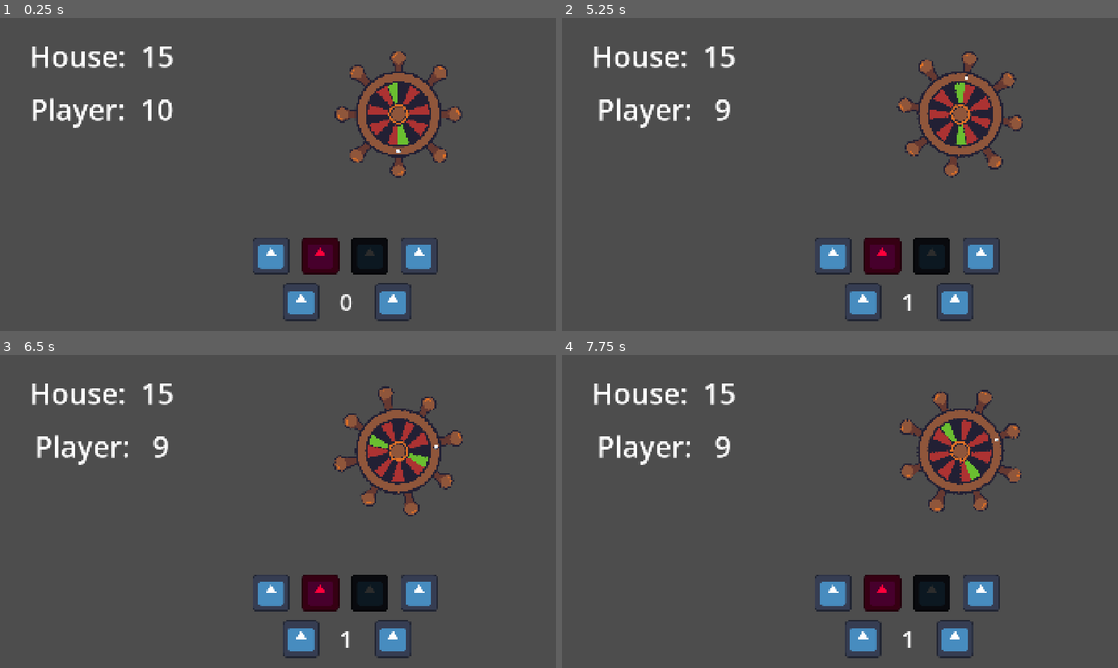
Above: before the commit, frames 1-4 (two rows, left to right).
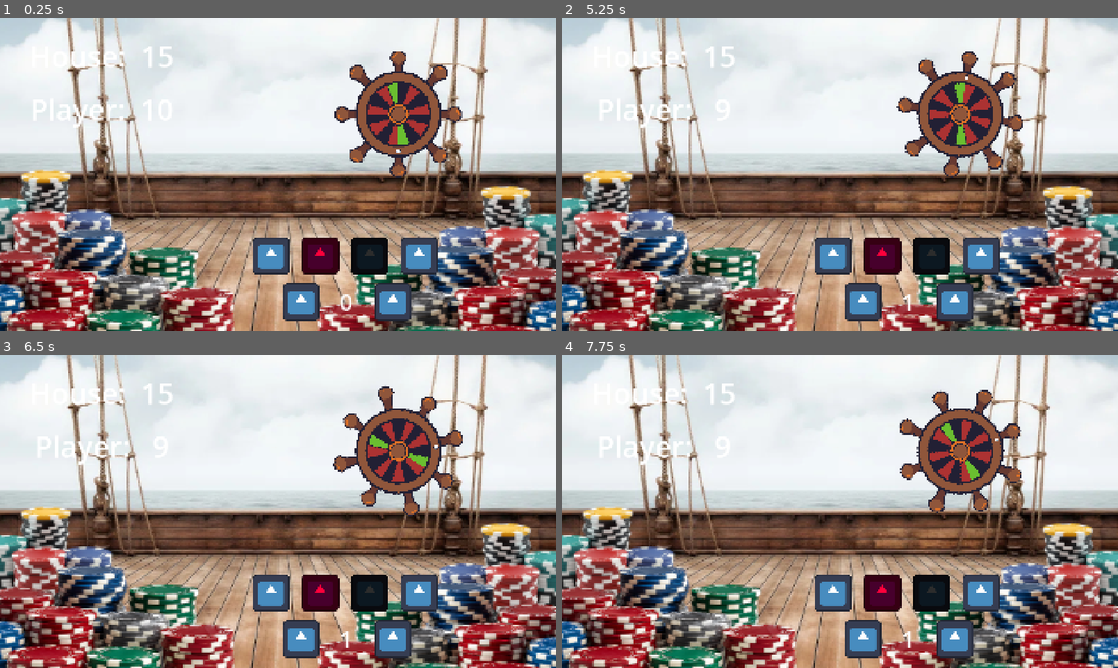
Above: after the commit, the same moments.

Repository: DapperCoat/The-Very-Serious-Game-Jam---Team-Bitato
Game: Godot game, scene res://Scenes/game_scene.tscn
Two runs of this game, one before a commit and one after it. Both use one fixed random seed, a clock stepped at 60 frames per second and the inputs below. The engine's default icon, where the game draws it, is replaced by a stand-in: a white triangle on a blue panel in a dark square.
Inputs (mouse positions are in pixels of both pictures, inside the frame that each line leads up to):
- Up to frame 1 (0.25 s): no input
- Up to frame 2 (5.25 s): click (834, 255) at 0.5 s; click (884, 255) at 1.25 s; click (934, 255) at 2 s; click (979, 255) at 2.75 s; click (862, 302) at 3.5 s; click (956, 302) at 4.25 s; click (834, 255) at 5 s
- Up to frame 3 (6.5 s): move the mouse to (400, 495) at 5.77 s; click (400, 495) at 5.92 s
- Up to frame 4 (7.75 s): drag from (728, 527) to (812, 574) at 6.52 s; move the mouse to (895, 442) at 7.27 s; click (895, 442) at 7.42 s

The runs differ from the first frame. In frame 1, 88% of the frame differs, in the area x 0-100%, y 0-100%; in frame 2, 88%; in frame 3, 88%; in frame 4, 88%.

Commit message:
Added Game Scene BG

Diff:
--- a/Scenes/game_scene.tscn
+++ b/Scenes/game_scene.tscn
@@ -3,6 +3,7 @@
 [ext_resource type="PackedScene" uid="uid://cto4atnay10pd" path="res://Scenes/bet_manager.tscn" id="1_6h5vk"]
 [ext_resource type="Script" uid="uid://dt413y2no3li2" path="res://Scripts/game_scene.gd" id="1_fiftr"]
 [ext_resource type="PackedScene" uid="uid://d3itjlv44ewb2" path="res://Scenes/chip_manager.tscn" id="2_fiftr"]
+[ext_resource type="Texture2D" uid="uid://dbt4dnifr1djg" path="res://Assets/game_bg.png" id="2_rgj8m"]
 [ext_resource type="PackedScene" uid="uid://dmap0kqdnl13c" path="res://Scenes/rouletteWheel.tscn" id="3_1ixah"]
 [ext_resource type="PackedScene" uid="uid://bia2je5asj3bf" path="res://Scenes/wheel.tscn" id="3_rgj8m"]
 
@@ -14,28 +15,21 @@
 chip_manager = NodePath("ChipManager")
 bet_manager = NodePath("UI/BetManager")
 
-[node name="Camera2D" type="Camera2D" parent="." unique_id=1149891547]
-position = Vector2(0, 168)
-
-[node name="Roulette Wheel" parent="." unique_id=540705528 instance=ExtResource("3_1ixah")]
-visible = false
-position = Vector2(232, 0)
-scale = Vector2(1.2799982, 1.2799982)
-
-[node name="Roulette" parent="." unique_id=2135891266 instance=ExtResource("3_rgj8m")]
-position = Vector2(416, -40)
-num_segments = 16
-outer_radius = 130.0
-inner_radius = 50.0
-orbit_radius = 130.0
-
-[node name="ChipManager" parent="." unique_id=718549349 instance=ExtResource("2_fiftr")]
-
 [node name="UI" type="Control" parent="." unique_id=431137585]
 layout_mode = 3
 anchors_preset = 0
 offset_right = 40.0
 offset_bottom = 40.0
+
+[node name="TextureRect" type="TextureRect" parent="UI" unique_id=1928703249]
+layout_mode = 1
+anchors_preset = -1
+anchor_left = -24.6
+anchor_top = -9.8
+anchor_right = 24.400002
+anchor_bottom = 18.2
+offset_right = -6.1035156e-05
+texture = ExtResource("2_rgj8m")
 
 [node name="BetManager" parent="UI" unique_id=2033652603 node_paths=PackedStringArray("chip_manager", "roulette_wheel") instance=ExtResource("1_6h5vk")]
 layout_mode = 0
@@ -97,5 +91,22 @@
 theme_override_font_sizes/font_size = 32
 text = "Spin"
 
+[node name="Camera2D" type="Camera2D" parent="." unique_id=1149891547]
+position = Vector2(0, 168)
+
+[node name="Roulette Wheel" parent="." unique_id=540705528 instance=ExtResource("3_1ixah")]
+visible = false
+position = Vector2(232, 0)
+scale = Vector2(1.2799982, 1.2799982)
+
+[node name="Roulette" parent="." unique_id=2135891266 instance=ExtResource("3_rgj8m")]
+position = Vector2(416, -40)
+num_segments = 16
+outer_radius = 130.0
+inner_radius = 50.0
+orbit_radius = 130.0
+
+[node name="ChipManager" parent="." unique_id=718549349 instance=ExtResource("2_fiftr")]
+
 [connection signal="send_bet_info" from="UI/BetManager" to="." method="_on_bet_manager_send_bet_info"]
 [connection signal="pressed" from="UI/SpinButton" to="." method="_on_spin_button_pressed"]
Binary file added: Assets/game_bg.png
Not shown, added: Assets/game_bg.png.import
